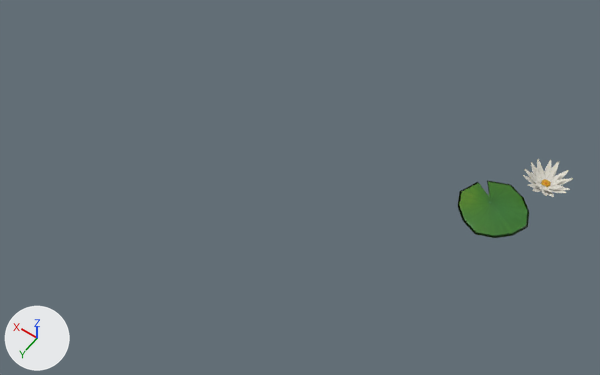
The FBX model Assets/Models/WaterLily.fbx, before and after one commit.
Rendered twice from a 50 mm camera at (-0.229, 0.583, 1.27) aimed at (0.35, -0.227, -0.003). Arrows for +X, +Y and +Z are at lower left; the lights stay in place. Where no turn or scale is listed for an object, it has been applied to the vertices.

The first picture shows 'WaterLily', 'waterLily'.
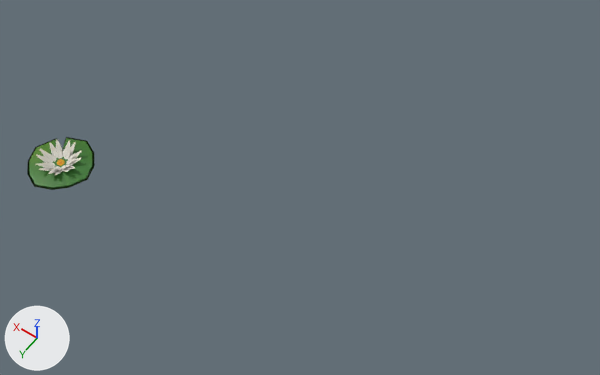
Where the newer file only moved an object's origin or applied its transform, the numbers keep the older frame.

Location of each change, [x1, y1, x2, y2] in pixels of the pictures (600 x 375 px):
'waterLily', moved: before [458, 180, 529, 238]; after [27, 137, 95, 190]
'WaterLily', mesh moved: before [523, 159, 573, 197]; after [36, 139, 82, 175]

What the commit changed:
me_mesh_001 has 276 vertices, 132 faces and spans x -0.0454..0.0454, y -0.0455..0.0455, z -0.0117..0.0161.
me_mesh_001 is used by ob_waterlily_1; location (-0.037, -0.495, 0.022).
me_mesh_001 part 1: the whole mesh is moved by (0.8058, 0.4954, -0.0168).
Object 'waterLily' (ob_waterlily) moves from (0.021, -0.396, 0.0) to (0.769, 0.0, 0.0).
